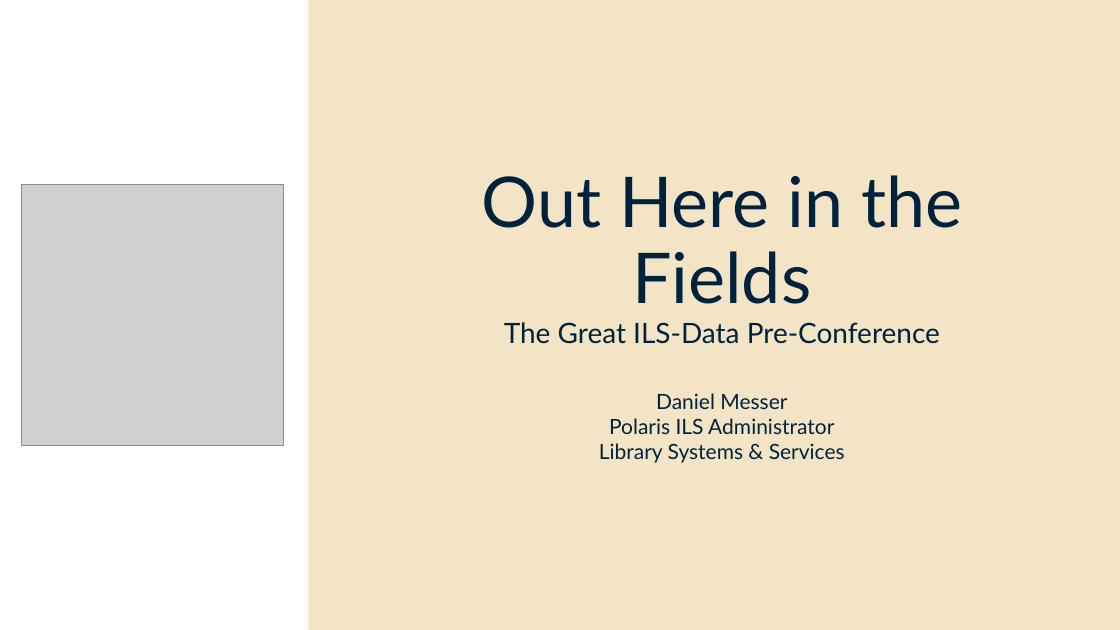
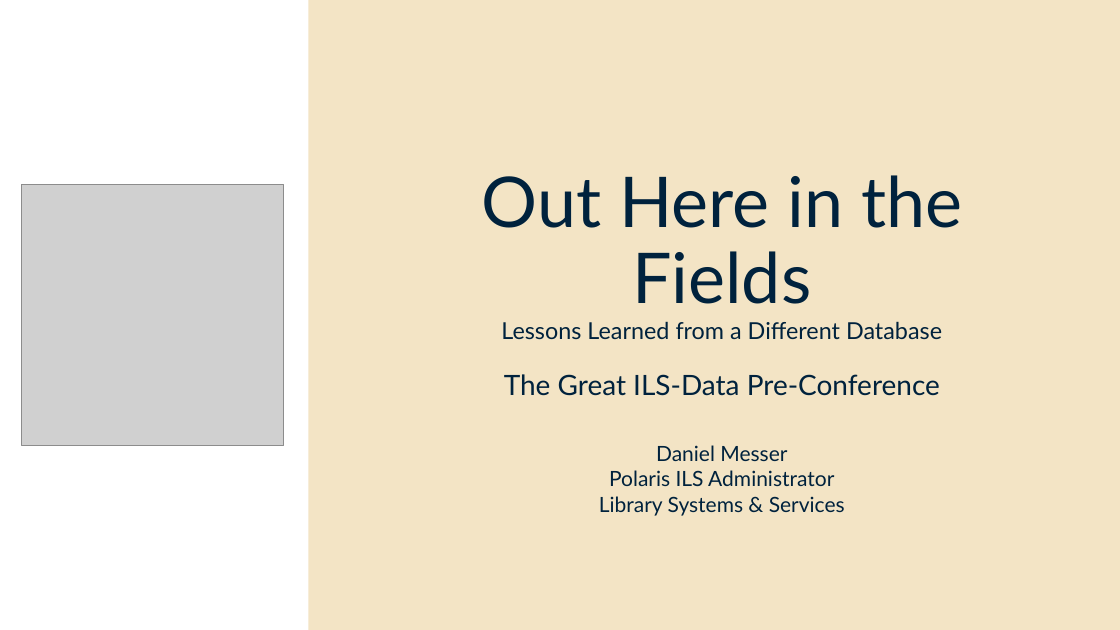
Before and after one commit to iug-ils-data-preconf/iug2026, a slide deck: slide 1 of Daniel Messer/Out Here in the Fields/Out Here in the Fields - Slide Deck.pptx. Drawn at 1120x630 pixels with LibreOffice and Linux fonts; fonts in the diff are those of the drawing; grey boxes stand for pictures. Boxes give left, top, right and bottom in pixels: in the first picture for what was removed or moved away, otherwise in the second. Text is boxed around its words. In the diff, an @@ line names an element or a change of style, - is before the commit and + after.

```diff
--- a/Daniel Messer/Out Here in the Fields/Out Here in the Fields - Slide Deck.pptx
+++ b/Daniel Messer/Out Here in the Fields/Out Here in the Fields - Slide Deck.pptx
@@ text added at bbox=[501, 321, 942, 340], 20 pt, text #00223D @@
+Lessons Learned from a Different Database
@@ subtitle "The Great ILS-Data Pre-Conference": place and size @@
-subtitle "The Great ILS-Data Pre-Conference" at bbox=[504, 322, 940, 344]
+subtitle "The Great ILS-Data Pre-Conference" at bbox=[504, 374, 940, 396]
@@ text "Daniel Messer": place and size @@
-text "Daniel Messer" at bbox=[599, 393, 845, 463]
+text "Daniel Messer" at bbox=[599, 445, 845, 516]
```
Also in this commit, not shown: 1 slide removed, 2 other files.
